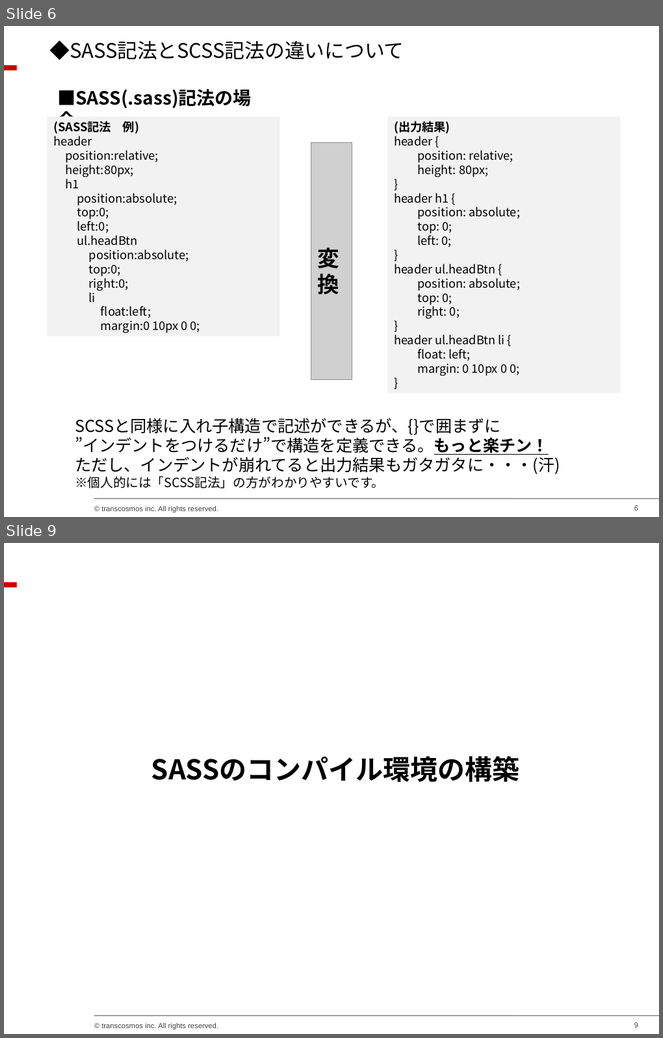
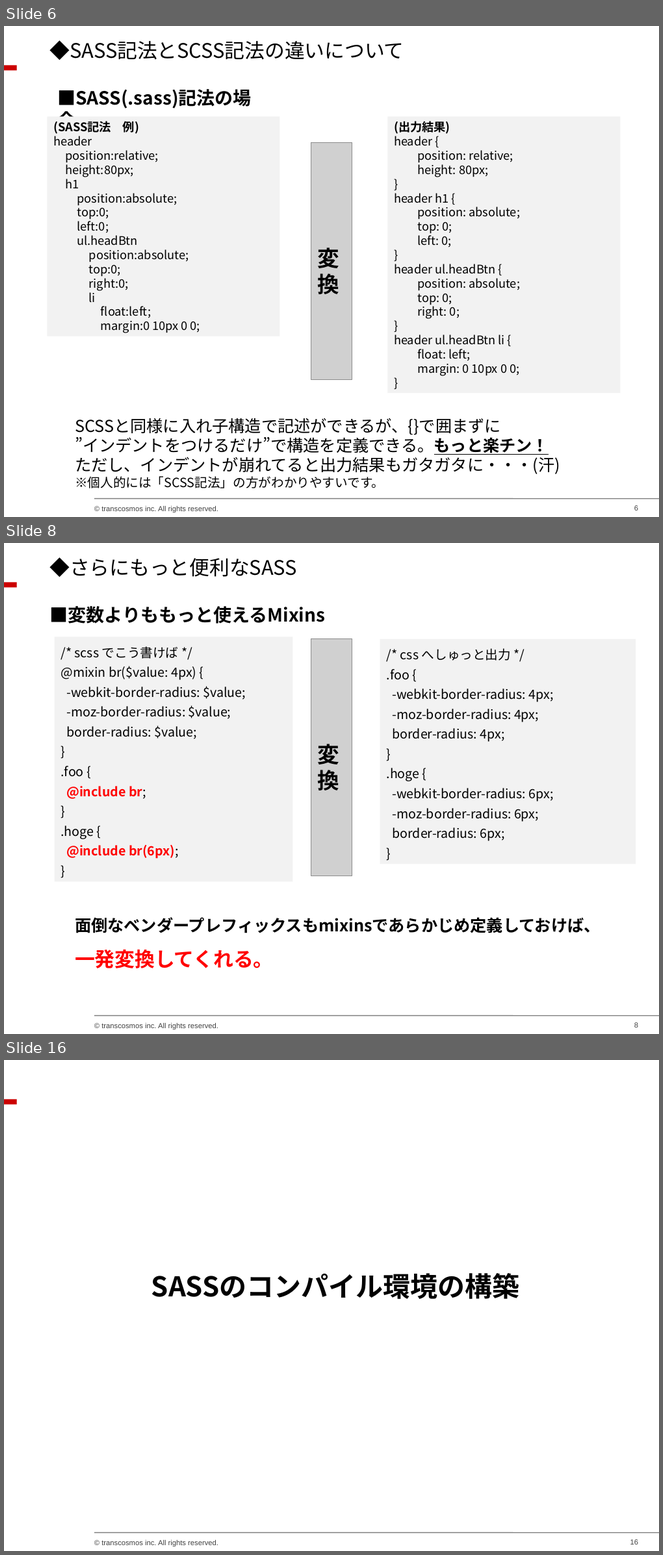
Before and after one commit to chieeeeno/my_common_files, a slide deck: docs/SASS勉強会資料/SASS勉強会資料.ppt. Shown one above the other, each under a label of ours: slides 6 and 9 before the commit, slides 6, 8 and 16 after it; the slides between them are not shown. The pictures are 663x1038 and 663x1555 pixels, drawn with LibreOffice and Linux fonts; fonts in the diff are those of the drawing; grey boxes stand for pictures; background and template pictures are left out. Boxes give left, top, right and bottom in pixels: in the first picture for what was removed or moved away, otherwise in the second. Text is boxed around its words. In the diff, an @@ line names an element or a change of style, - is before the commit and + after.

```diff
--- a/docs/SASS勉強会資料/SASS勉強会資料.ppt
+++ b/docs/SASS勉強会資料/SASS勉強会資料.ppt
@@ slide 8 added at (x1=4, y1=543, x2=659, y2=1034), background #FFFFFF; not listed: 4 template elements that a slide beside it also shows @@
@@ text added at (x1=50, y1=557, x2=297, y2=577), 22 pt, text #000000 @@
+◆さらにもっと便利なSASS
@@ text added at (x1=50, y1=606, x2=325, y2=624), 20 pt, text #000000, bold @@
+■変数よりももっと使えるMixins
@@ rectangle added at (x1=55, y1=637, x2=293, y2=882), fill #F2F2F2, 14 pt, text #000000 @@
+/* scss でこう書けば */
+@mixin br($value: 4px) {
+-webkit-border-radius: $value;
+-moz-border-radius: $value;
+border-radius: $value;
+}
+.foo {
+@include br;
+}
+.hoge {
+@include br(6px);
+}
@@ picture added at (x1=311, y1=639, x2=352, y2=876) @@
@@ rectangle added at (x1=380, y1=639, x2=636, y2=865), fill #F2F2F2, 14 pt, text #000000 @@
+/* css へしゅっと出力 */
+.foo {
+-webkit-border-radius: 4px;
+-moz-border-radius: 4px;
+border-radius: 4px;
+}
+.hoge {
+-webkit-border-radius: 6px;
+-moz-border-radius: 6px;
+border-radius: 6px;
+}
@@ text added at (x1=318, y1=744, x2=340, y2=791), 24 pt, text #000000, bold @@
+変
+換
@@ text added at (x1=75, y1=917, x2=601, y2=969), 18 pt, text #000000, bold @@
+面倒なベンダープレフィックスもmixinsであらかじめ定義しておけば、
+一発変換してくれる。
@@ what was slide 9 is now slide 16 @@
@@ page number at (x1=631, y1=1540, x2=638, y2=1545): text changed @@
-9
+16
```
Also in this commit, not shown: 2 slides changed, 7 other slides added, 1 slide removed, 2 other files.
